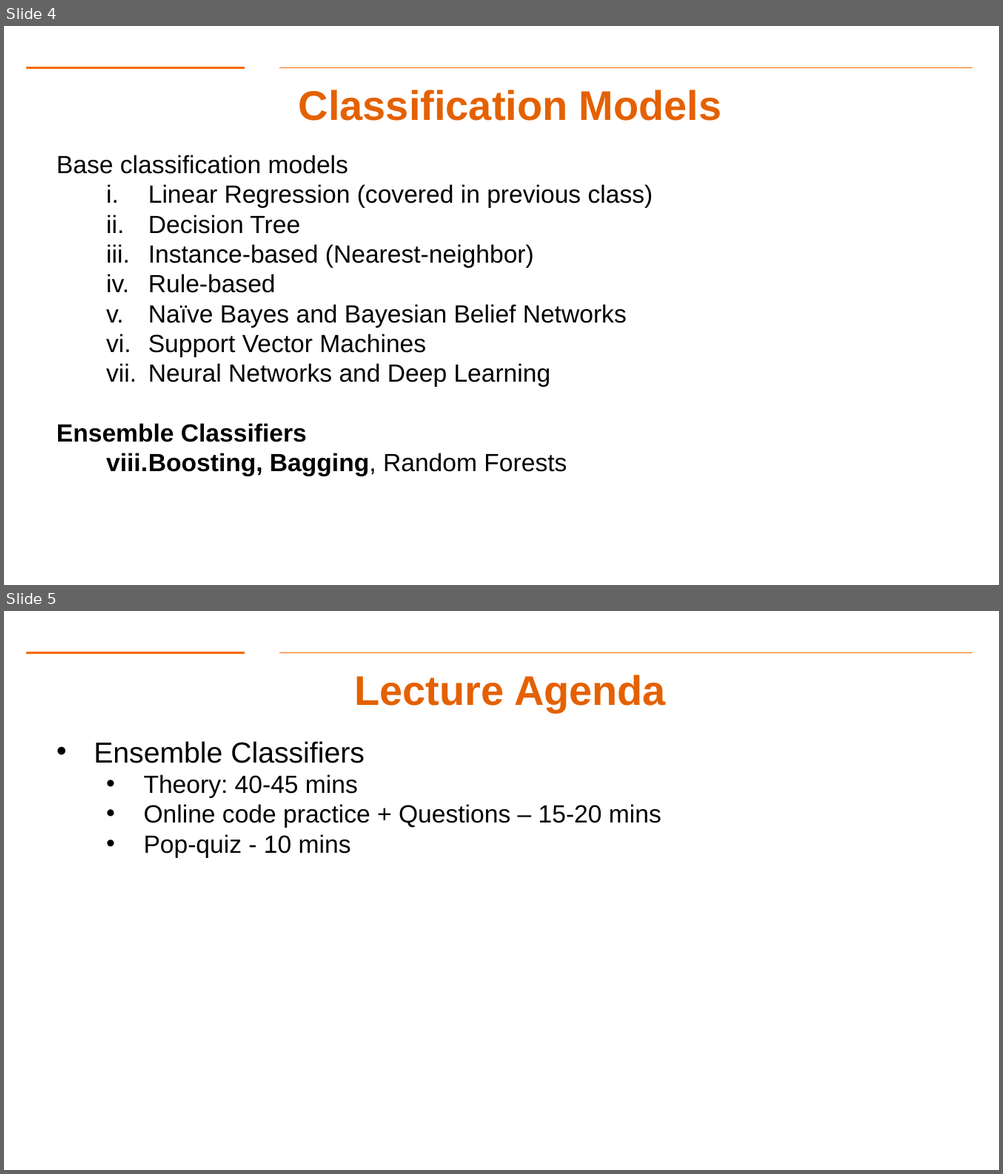
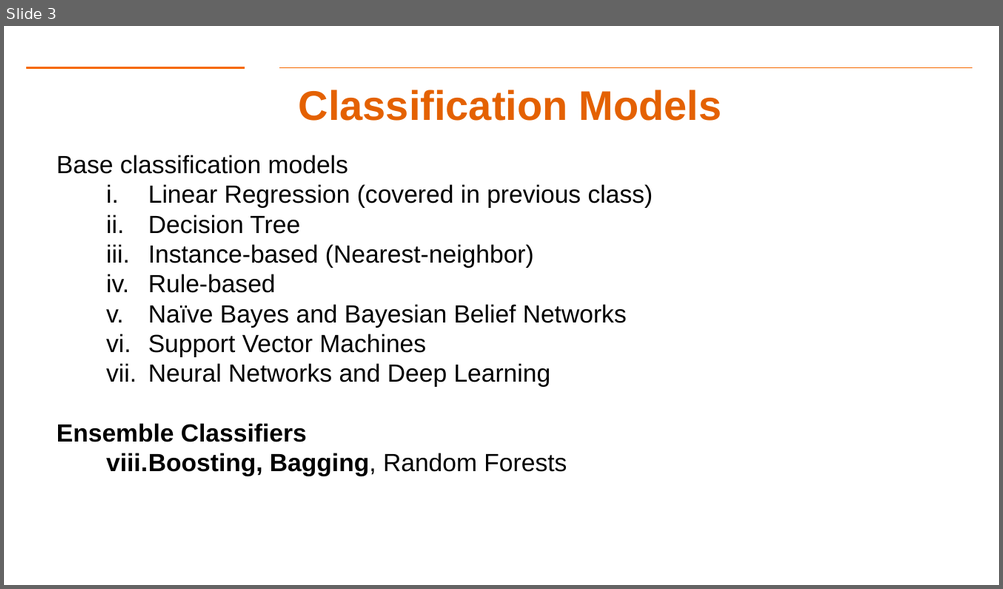
Before and after one commit to gk5951/RIT-DSCI-633-FDS, a slide deck: Syllabus/Lecture09/Lec09.pptx. Shown one above the other, each under a label of ours: slides 4 and 5 before the commit, slide 3 after it. The pictures are 1003x1174 and 1003x589 pixels, drawn with LibreOffice and Linux fonts; fonts in the diff are those of the drawing; background and template pictures are left out. Boxes give left, top, right and bottom in pixels: in the first picture for what was removed or moved away, otherwise in the second. Text is boxed around its words. In the diff, an @@ line names an element or a change of style, - is before the commit and + after.

```diff
--- a/Syllabus/Lecture09/Lec09.pptx
+++ b/Syllabus/Lecture09/Lec09.pptx
@@ slide 5 removed at (x1=4, y1=611, x2=999, y2=1170), background #FFFFFF; not listed: 2 template elements that a slide beside it also shows @@
@@ title removed at (x1=354, y1=675, x2=666, y2=712) @@
-Lecture Agenda
@@ text removed at (x1=94, y1=741, x2=661, y2=858) @@
-• Ensemble Classifiers
-  • Theory: 40-45 mins
-  • Online code practice + Questions – 15-20 mins
-  • Pop-quiz - 10 mins
@@ what was slide 4 is now slide 3 @@
```
Also in this commit, not shown: 5 slides changed, 4 other slides removed, 3 other files.
